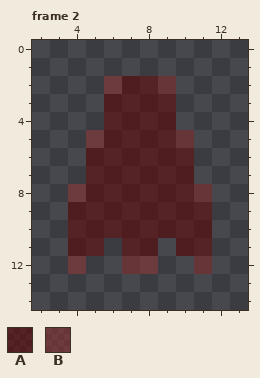
A pixel-art file gets an edit: assets/sprites/house/starpath_arrow.ase. That is the earlier state.
16x16 pixels, 2 frames. Shown: frame 2: x 2..13, y 0..14. The commit also changed other frames, which this record leaves out.
Palette (. is transparent): A #63000085  B #912f2f85
Pixels before, frame 2, first column x 4:
 2 ..BAAB..
 3 ..AAAA..
 4 ..AAAA..
 5 .BAAAAB.
 6 .AAAAAA.
 7 .AAAAAA.
 8 BAAAAAAB
 9 AAAAAAAA
10 AAAAAAAA
11 AA.AA.AA
12 B..BB..B
After the commit:
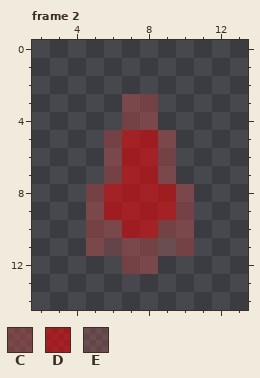
Colours new in this view: C #a9474785  D #fa000085  E #b9575750
What changed:
Changed rows in their new state; - is an unchanged pixel.
Frame 2:
first column x 4:
 2 --....--
 3 --.CC.--
 4 --.CC.--
 5 -.CDDC.-
 6 -.CDDC.-
 7 -.CDDC.-
 8 .CDDDDC.
 9 .CDDDDC.
10 .CCDDCC.
11 .CECCEC.
12 .--CC--.
Where, in picture pixels (left, top, right, bottom), the same in both pictures:
changed: (68, 76, 212, 274)
